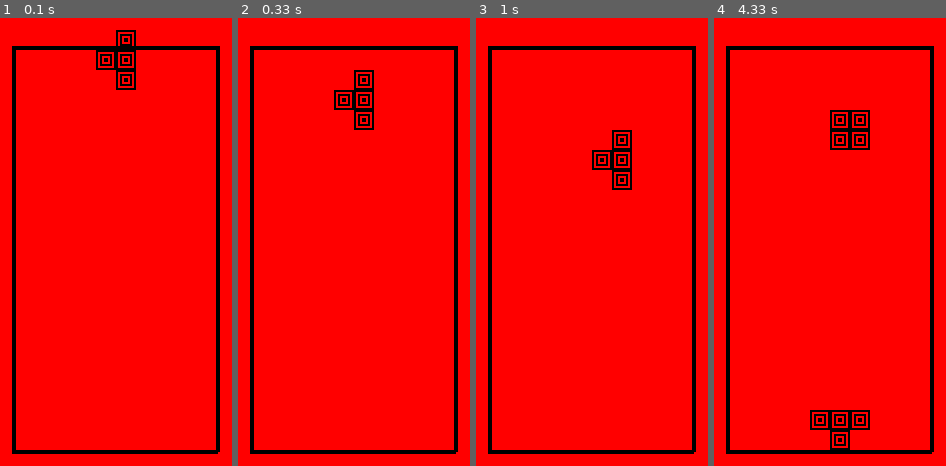
Above: before the commit, frames 1-4 (left to right).
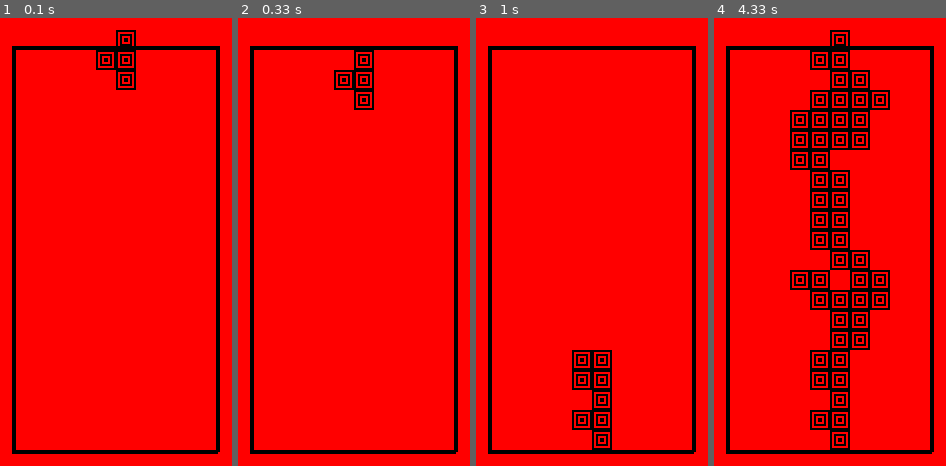
Above: after the commit, the same moments.

Repository: FrankTaylorLieder/pytris
Game: pygame game, started from pytris.py
Two runs of this game, one before a commit and one after it. Both use one fixed random seed, a clock stepped at 60 frames per second and the inputs below.
Inputs:
- Up to frame 1 (0.1 s): no input
- Up to frame 2 (0.33 s): no input
- Up to frame 3 (1 s): tap Space at 0.33, 0.73 s; hold Right from 0.67 s (still down)
- Up to frame 4 (4.33 s): tap Space at 1.03, 1.23, 1.57, 1.87, 2.07, 2.37, 2.63, 2.97, 3.27, 3.4, 3.8, 4.1 s; release Right at 1.13 s; hold Up 1.17-1.47 s; hold Right 1.5-1.97 s; hold Left 2-2.53 s; hold Down 2.57-2.87 s; hold Left 2.9-3.3 s; hold Up 3.33-3.7 s; hold Right from 3.73 s (still down)

Frame 1 is identical in both runs. In frame 2, 0.9% of the frame differs, in the area x 41-59%, y 7-25%; in frame 3, 2.8%; in frame 4, 9.9%, in the area x 32-76%, y 2-92%.

Commit message:
Fixed options bug for L/R moving

Diff:
--- a/pytris.py
+++ b/pytris.py
@@ -8,16 +8,19 @@
 - DONE Show shapes
 - DONE Handle key presses
 - DONE Sediment blocks
-- Collision detection - rotate TODO
+- DONE Collision detection
 - DONE Rotation
 - Scoring
 - Consistent timing
 - Speed up
-- Animate line removal
+- DONE Line removal simple
+- Line removal animate
 - Game selection
 - High scores
 - Next piece
-- Drop piece
+- DONE Drop piece
+- BUG Options is not right
+- End game detection
 
 @author: fst AT lieder.me.uk
 '''
@@ -35,7 +38,6 @@
     RIGHT = 3
     RLEFT = 4
     RRIGHT = 5
-
 
 red = 255, 0, 0
 black = 0, 0, 0
@@ -103,17 +105,33 @@
             points.append([mx + x, my + y])
         return points
 
+def validate_rotated(model, shape, mx, my):
+    for x, y in shape.get_points(mx, my):
+        if x < 0: return False
+        if x >= mwidth: return False
+        if y >= mheight: return False
+        if model[x][y]: return False
+
+    return True
 
 def get_options(model, shape, mx, my):
     # print('XXX get_options %s' % [mx, my, shape])
     options = { Directions.LEFT, Directions.RIGHT, Directions.DOWN, Directions.RLEFT, Directions.RRIGHT }
 
-    # TODO Calculate rotations.
-
-    for x, y in shape.get_points(mx, my):
-        if x <= 0: options.discard(Directions.LEFT)
-        if x >= (mwidth - 1): options.discard(Directions.RIGHT)
+    # BUG L/R direction model tests missing
+
+    for x, y in shape.get_points(mx, my):
+        if x <= 0 or model[x-1][y]: options.discard(Directions.LEFT)
+        if x >= (mwidth - 1) or model[x+1][y]: options.discard(Directions.RIGHT)
         if y > (mheight - 2) or model[x][y+1]: options.discard(Directions.DOWN)
+
+    rs = Shape(shape.positions)
+    rs.rotate_right()
+    if not validate_rotated(model, rs, mx, my): options.discard(Directions.RRIGHT)
+
+    ls = Shape(shape.positions)
+    ls.rotate_left()
+    if not validate_rotated(model, ls, mx, my): options.discard(Directions.RLEFT)
 
     return options
 
@@ -124,6 +142,28 @@
         if x >= 0 and x < mwidth and y >= 0 and y < mheight:
             model[x][y] = True
 
+def lines_to_remove(model):
+    lines = []
+    for y in range(mheight):
+        remove = True
+        for x in range(mwidth):
+            if not model[x][y]:
+                remove = False
+                break
+        if remove: lines.append(y)
+
+    print('XXX Removing: %s' % lines)
+    return lines
+
+def remove_lines(model, removals):
+    print('XXX Removing lines')
+    removals.sort()
+    for l in removals:
+        for y in range(l-1, -1, -1):
+            for x in range(mwidth):
+                model[x][y+1] = model[x][y]
+        for x in range(mwidth):
+            model[x][0] = False
 
 def model_to_screen(mx, my):
     return [xoff + mx * bs, yoff + my * bs]
@@ -152,14 +192,16 @@
                 screen.blit(block, blockrect)
 
 def main():
-    kup, kdown, kright, kleft = 273, 274, 275, 276
+    kup, kdown, kright, kleft, kspace = 273, 274, 275, 276, 32
     screen = pygame.display.set_mode(ssize)
 
     mx, my = 0, 0
     shape = None
 
     cycle = 0
-    cycles = 10
+    cycles = 20
+    removals = []
+    drop = False
 
     while True:
         if shape is None:
@@ -177,17 +219,26 @@
                     mx -= 1
                 if event.key == kright and Directions.RIGHT in options:
                     mx += 1
-                if event.key == kup:
+                if event.key == kup and Directions.RLEFT in options:
                     shape.rotate_left()
-                if event.key == kdown:
+                if event.key == kdown and Directions.RRIGHT in options:
                     shape.rotate_right()
+                if event.key == kspace and Directions.DOWN in options:
+                    drop = True
 
             options = get_options(model, shape, mx, my)
 
-        if cycle > cycles:
+        if cycle > cycles or drop:
             if Directions.DOWN not in options:
                 sediment(model, shape, mx, my)
                 shape = None
+                drop = False
+
+                # TODO Properly animate and score this.
+                removals = lines_to_remove(model)
+                if removals:
+                    remove_lines(model, removals)
+
                 continue
             my += 1
             cycle = 0
